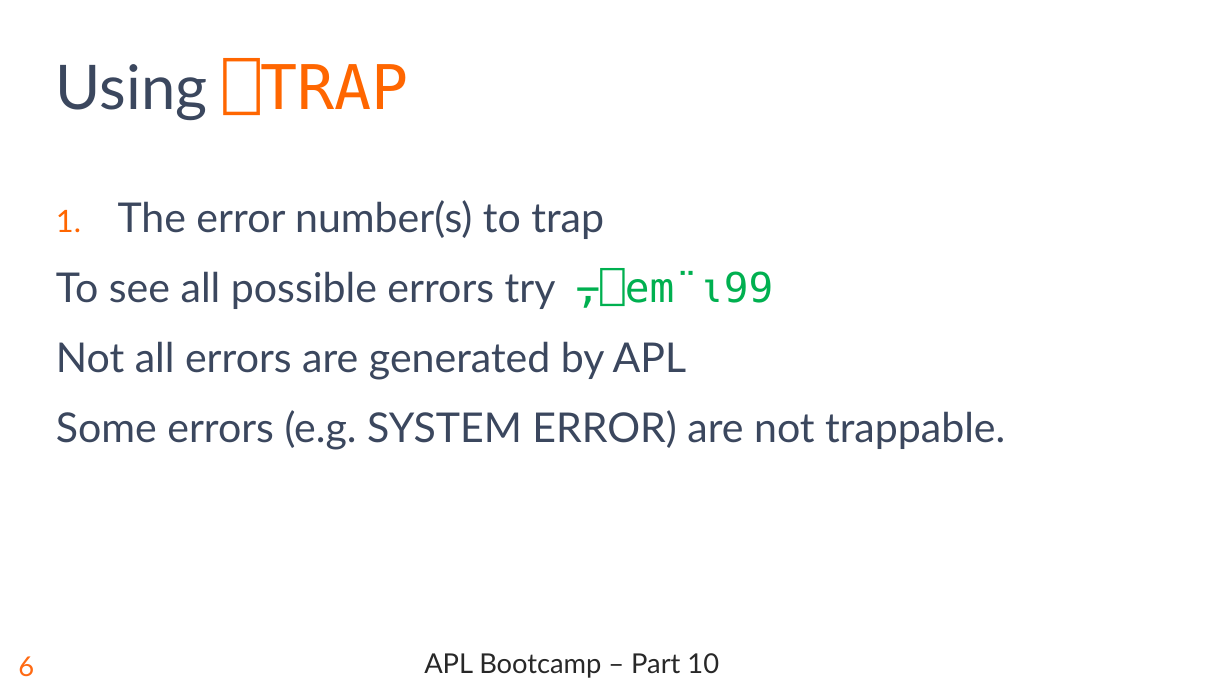
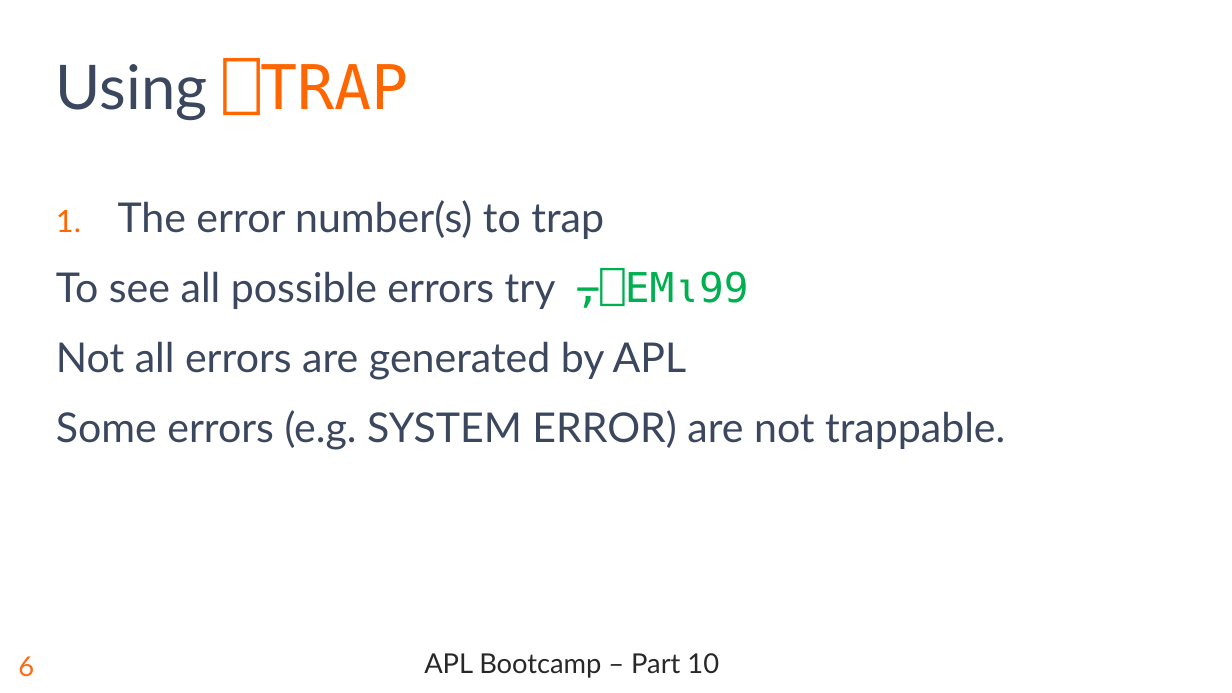
Before and after one commit to rikedyp/APLBootcamp, a slide deck: slide 7 of slides/APL_Bootcamp-part-10-errors.pptx. Drawn at 1232x693 pixels with LibreOffice and Linux fonts; fonts in the diff are those of the drawing; background and template pictures are left out. Boxes give left, top, right and bottom in pixels: in the first picture for what was removed or moved away, otherwise in the second. Text is boxed around its words. In the diff, an @@ line names an element or a change of style, - is before the commit and + after.

Commit message:
⎕EM don't need each

```diff
--- a/slides/APL_Bootcamp-part-10-errors.pptx
+++ b/slides/APL_Bootcamp-part-10-errors.pptx
@@ text at bbox=[56, 269, 749, 309]: text changed @@
-To see all possible errors try ⍪⎕em¨⍳99
+To see all possible errors try ⍪⎕EM⍳99
```
